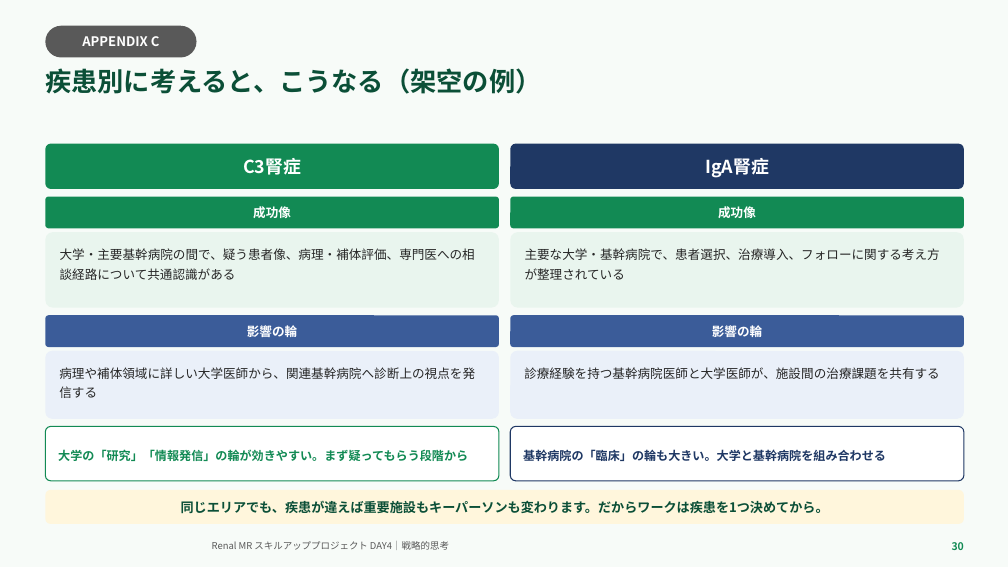
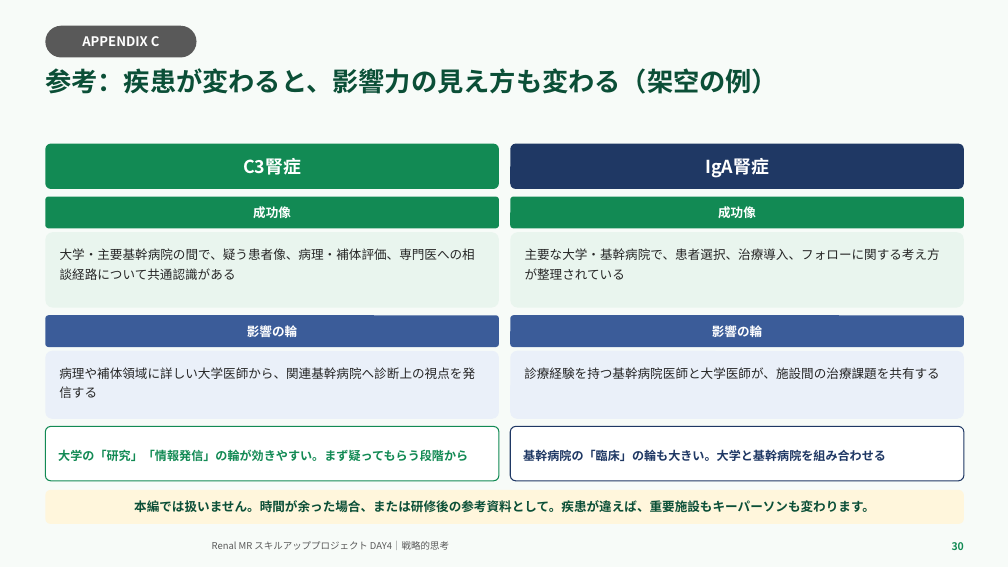
Before and after one commit to TAKUYA-1187/Claude, a slide deck: slide 30 of novartis_training/DAY4_ちょっと分かるだけで世界が変わる.pptx. Drawn at 1008x567 pixels with LibreOffice and Linux fonts; fonts in the diff are those of the drawing; background and template pictures are left out. Boxes give left, top, right and bottom in pixels: in the first picture for what was removed or moved away, otherwise in the second. Text is boxed around its words. In the diff, an @@ line names an element or a change of style, - is before the commit and + after.

```diff
--- a/novartis_training/DAY4_ちょっと分かるだけで世界が変わる.pptx
+++ b/novartis_training/DAY4_ちょっと分かるだけで世界が変わる.pptx
@@ text at [45,68,778,94]: text changed @@
-疾患別に考えると、こうなる（架空の例）
+参考：疾患が変わると、影響力の見え方も変わる（架空の例）
@@ text in rounded rectangle at [134,500,875,512]: text changed; size 12.5 to 12 pt @@
-同じエリアでも、疾患が違えば重要施設もキーパーソンも変わります。だからワークは疾患を1つ決めてから。
+本編では扱いません。時間が余った場合、または研修後の参考資料として。疾患が違えば、重要施設もキーパーソンも変わります。
```
Also in this commit, not shown: 21 other slides changed, 2 other files.
